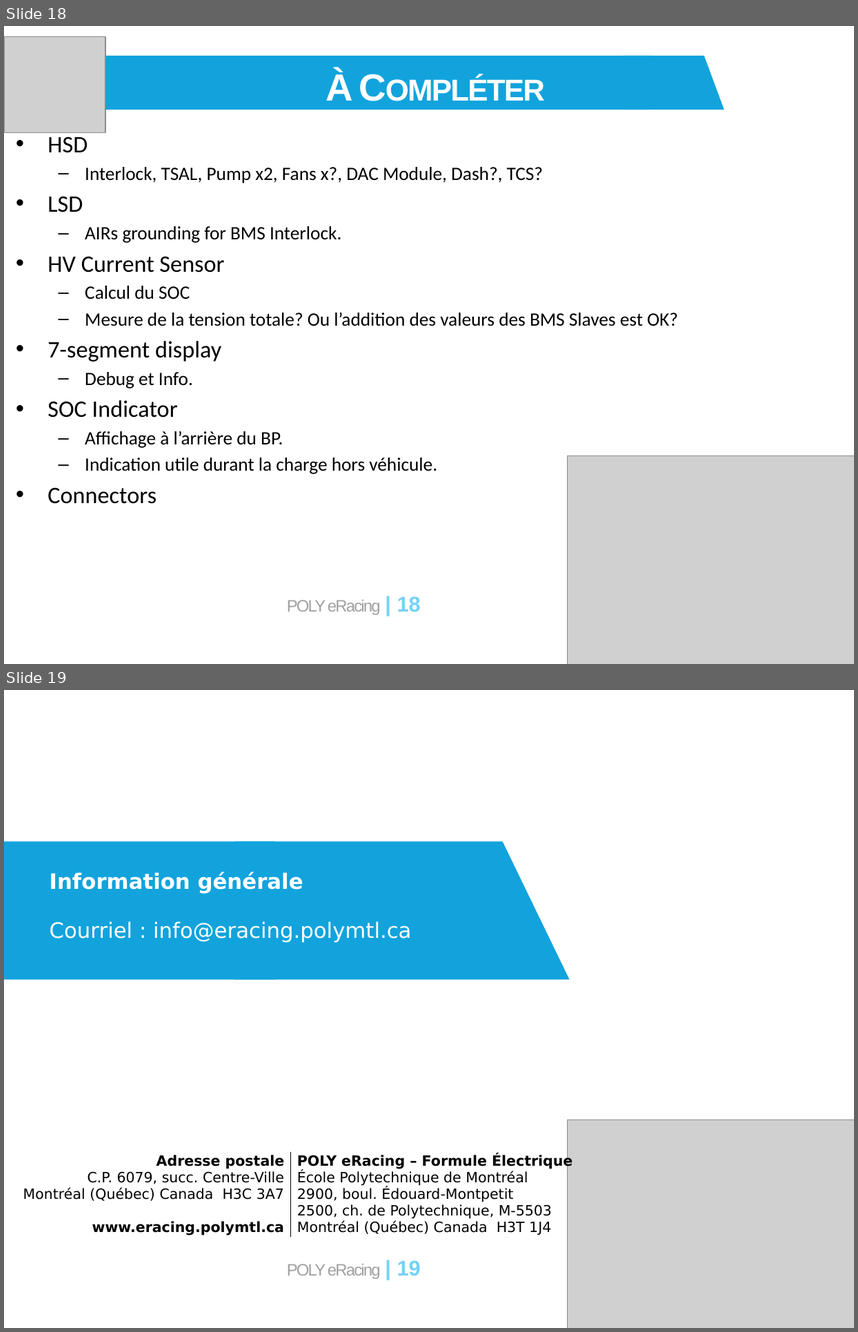
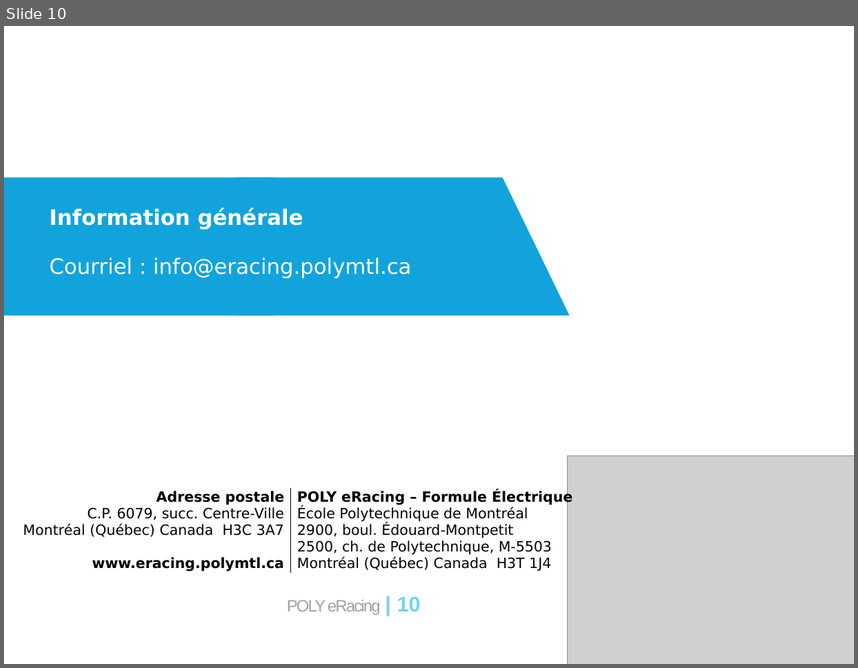
Before and after one commit to eRacing/DAQ, a slide deck: doc/DAQ_v3_DR1.pptx. Shown one above the other, each under a label of ours: slides 18 and 19 before the commit, slide 10 after it. The pictures are 858x1332 and 858x668 pixels, drawn with LibreOffice and Linux fonts; fonts in the diff are those of the drawing; grey boxes stand for pictures. Boxes give left, top, right and bottom in pixels: in the first picture for what was removed or moved away, otherwise in the second. Text is boxed around its words. In the diff, an @@ line names an element or a change of style, - is before the commit and + after.

```diff
--- a/doc/DAQ_v3_DR1.pptx
+++ b/doc/DAQ_v3_DR1.pptx
@@ slide 18 removed at bbox=[4, 26, 854, 664], background #FFFFFF; not listed: 1 template element that a slide beside it also shows @@
@@ picture removed at bbox=[4, 37, 105, 133] @@
@@ rectangle removed at bbox=[62, 56, 650, 110] @@
@@ flow chart manual input removed at bbox=[624, 56, 724, 110] @@
@@ text removed at bbox=[326, 71, 354, 101] @@
-À Compléter
@@ text removed at bbox=[47, 136, 678, 503] @@
-• HSD
-  – Interlock, TSAL, Pump x2, Fans x?, DAC Module, Dash?, TCS?
-• LSD
-  – AIRs grounding for BMS Interlock.
-• HV Current Sensor
-  – Calcul du SOC
-  – Mesure de la tension totale? Ou l’addition des valeurs des BMS Slaves est OK?
-• 7-segment display
-  – Debug et Info.
-• SOC Indicator
-  – Affichage à l’arrière du BP.
-  – Indication utile durant la charge hors véhicule.
-• Connectors
@@ picture removed at bbox=[568, 455, 854, 664] @@
@@ what was slide 19 is now slide 10 @@
@@ page number at bbox=[287, 596, 421, 615]: text changed @@
-POLY eRacing | 19
+POLY eRacing | 10
```
Also in this commit, not shown: 3 slides changed, 6 slides added, 14 other slides removed, 2 other files.
